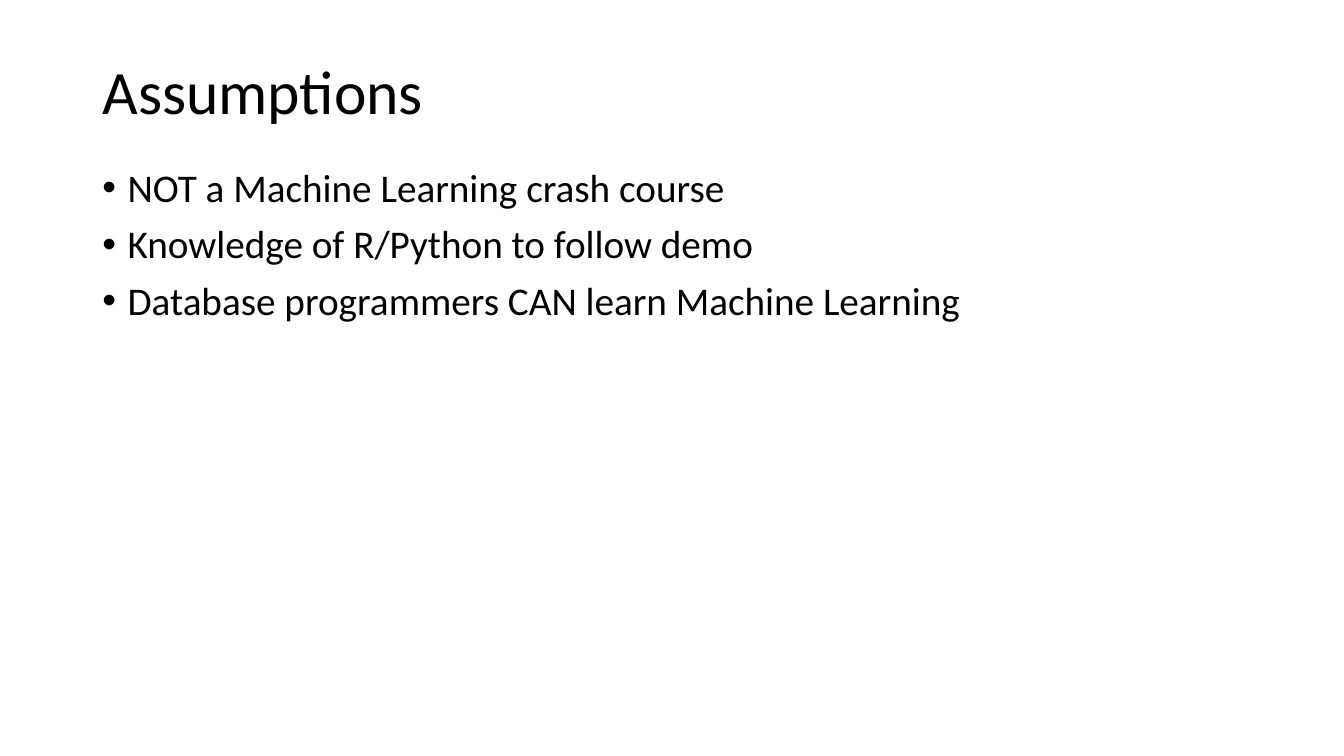
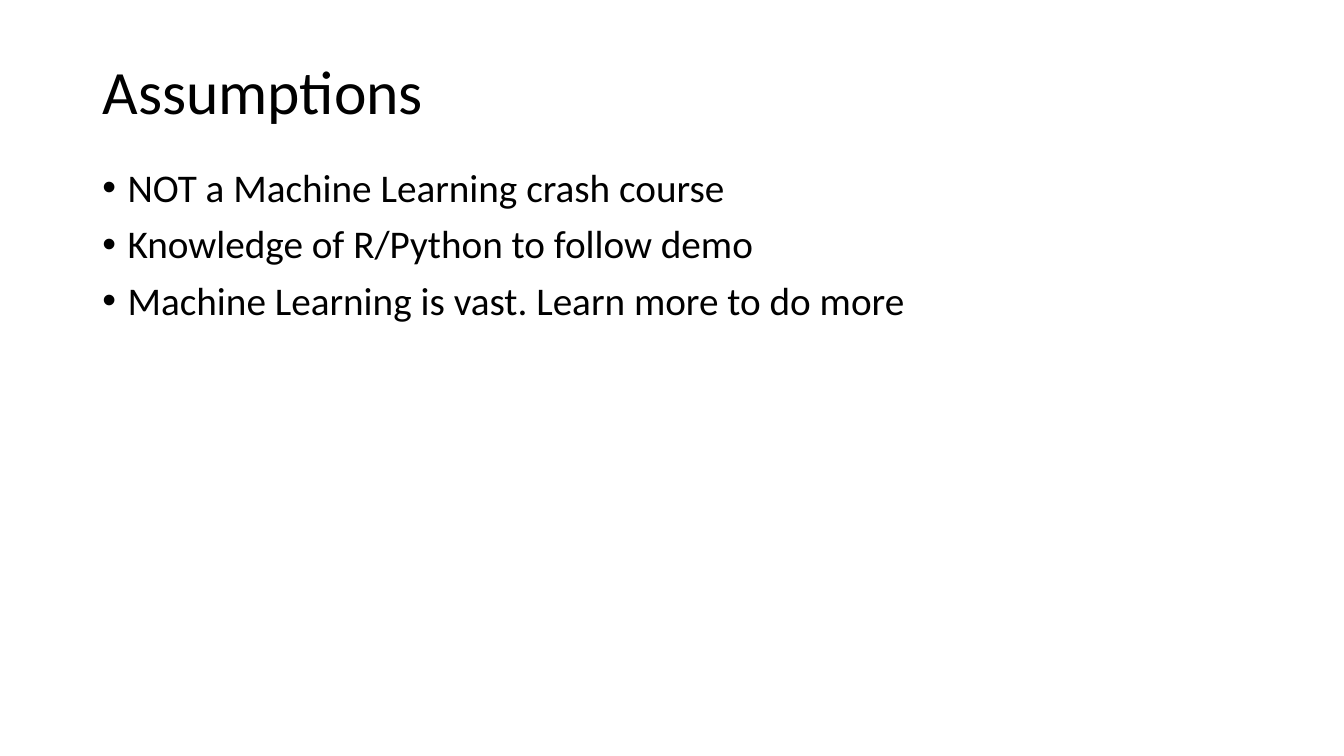
Before and after one commit to sqlroadie/PredictiveModelingUsingRandSQLServerMLS, a slide deck: slide 3 of PredictiveModelingUsingSQLServerMachineLearningServices.pptx. Drawn at 1344x756 pixels with LibreOffice and Linux fonts; fonts in the diff are those of the drawing. Boxes give left, top, right and bottom in pixels: in the first picture for what was removed or moved away, otherwise in the second. Text is boxed around its words. In the diff, an @@ line names an element or a change of style, - is before the commit and + after.

Commit message:
PPT minor changes

```diff
--- a/PredictiveModelingUsingSQLServerMachineLearningServices.pptx
+++ b/PredictiveModelingUsingSQLServerMachineLearningServices.pptx
@@ text at [128,287,905,322]: text changed @@
-• Database programmers CAN learn Machine Learning
+• Machine Learning is vast. Learn more to do more
```
Also in this commit, not shown: 1 other slide changed.
